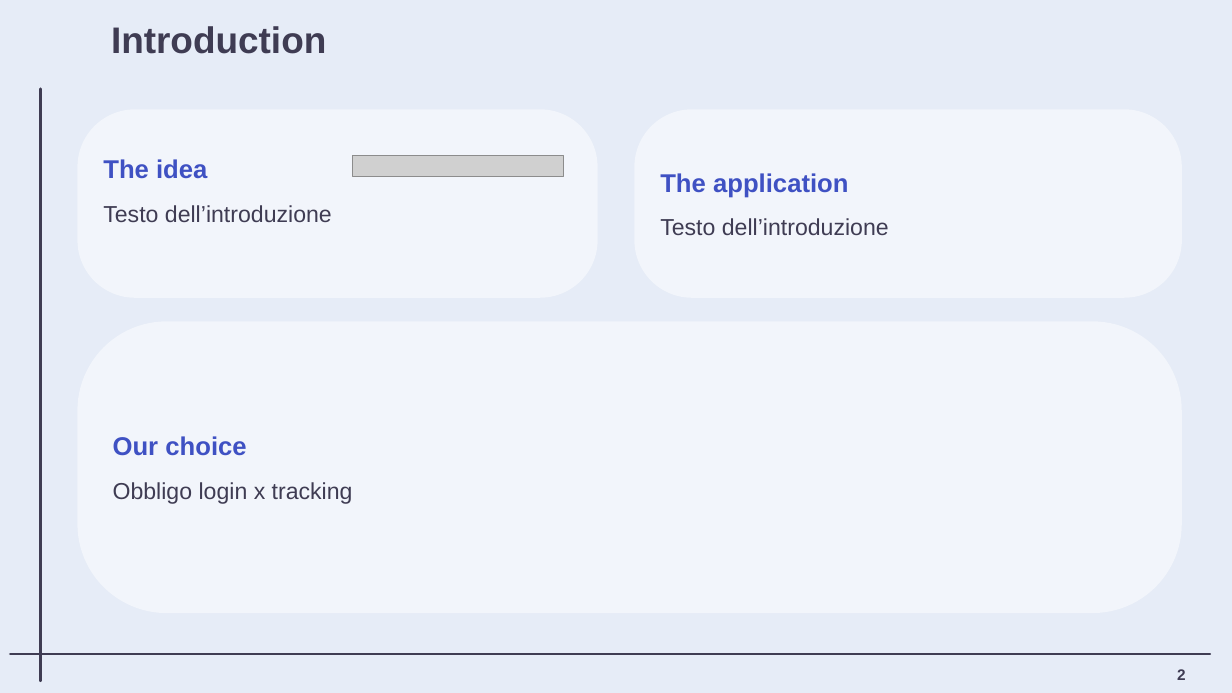
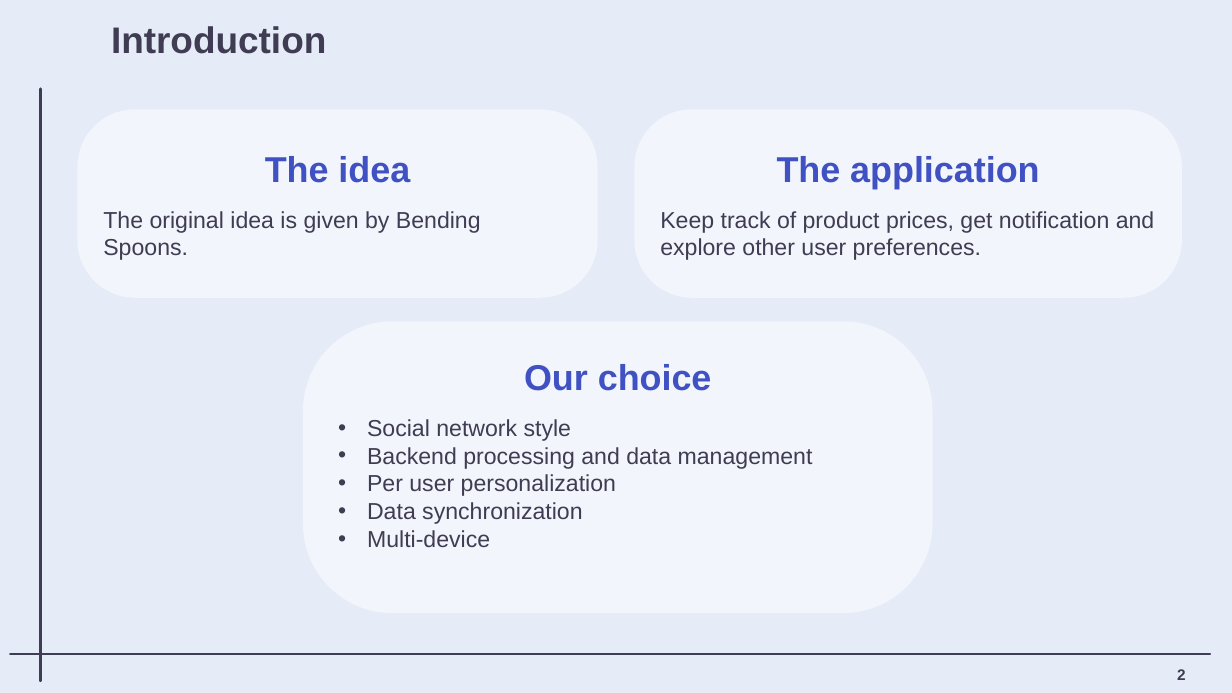
Before and after one commit to matteovisotto/DIMA-SirianiVisotto, a slide deck: slide 3 of Presentation/DIMA_myAPTracker_Presentation.pptx. Drawn at 1232x693 pixels with LibreOffice and Linux fonts; fonts in the diff are those of the drawing; grey boxes stand for pictures; background and template pictures are left out. Boxes give left, top, right and bottom in pixels: in the first picture for what was removed or moved away, otherwise in the second. Text is boxed around its words. In the diff, an @@ line names an element or a change of style, - is before the commit and + after.

Commit message:
PPT & Avatar

```diff
--- a/Presentation/DIMA_myAPTracker_Presentation.pptx
+++ b/Presentation/DIMA_myAPTracker_Presentation.pptx
@@ text in rounded rectangle at [265, 156, 410, 183]: size 20 to 28 pt in "The idea"; alignment left to centre @@
@@ picture removed at [352, 155, 563, 177] @@
@@ text in rounded rectangle at [777, 156, 1039, 189]: size 20 to 28 pt in "The application"; alignment left to centre @@
@@ text in rounded rectangle at [103, 211, 481, 260]: text changed @@
-Testo dell’introduzione
+The original idea is given by Bending Spoons.
@@ text in rounded rectangle at [660, 211, 1155, 260]: text changed @@
-Testo dell’introduzione
+Keep track of product prices, get notification and explore other user preferences.
@@ rounded rectangle "Our choice": place and size @@
-rounded rectangle "Our choice" at [78, 322, 1182, 614]
+rounded rectangle "Our choice" at [303, 322, 933, 614]
@@ text in rounded rectangle at [524, 364, 712, 391]: size 20 to 28 pt in "Our choice"; alignment left to centre @@
@@ text in rounded rectangle at [367, 419, 813, 547]: text changed @@
-Obbligo login x tracking
+• Social network style
+• Backend processing and data management
+• Per user personalization
+• Data synchronization
+• Multi-device
```
Also in this commit, not shown: 6 other files.
